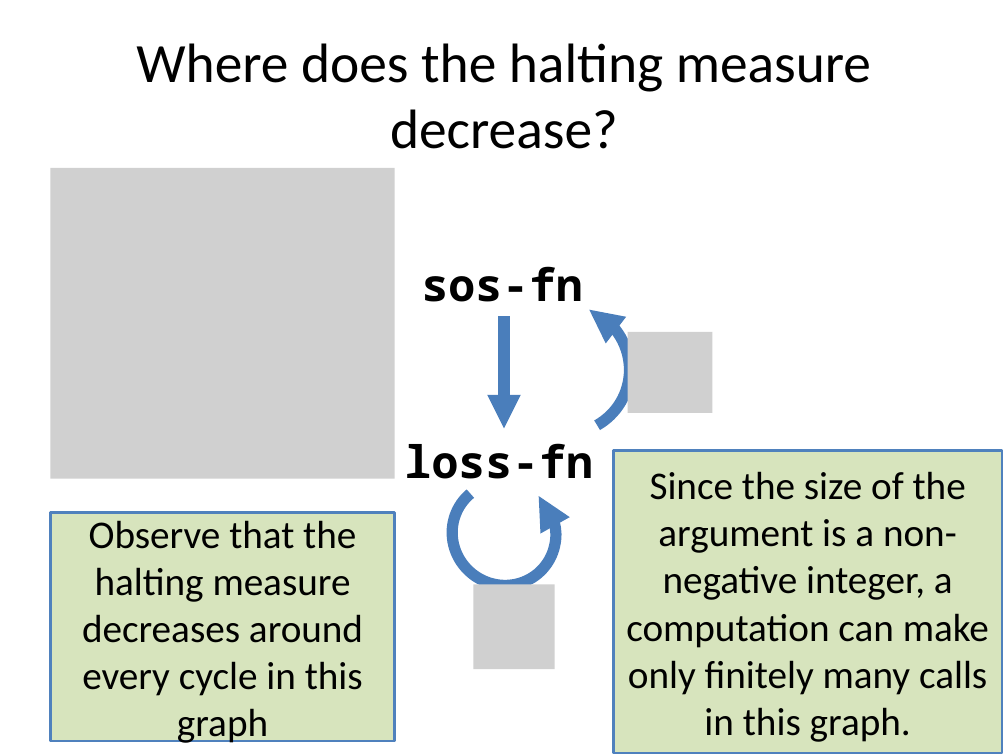
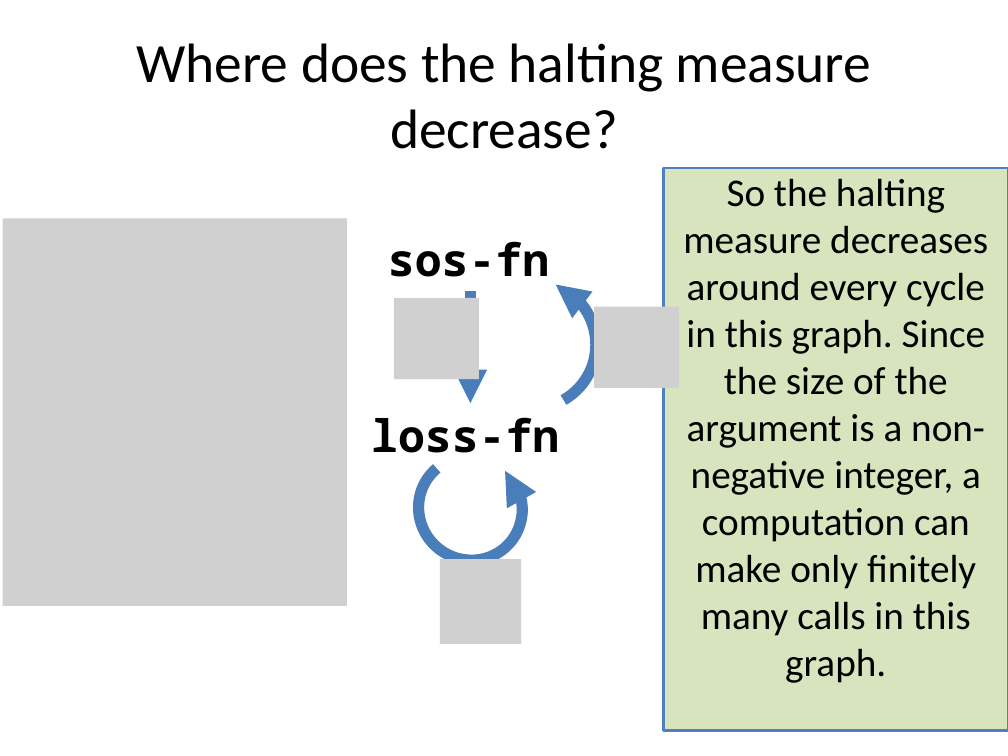
Before and after one commit to mwand/cs5010f16, a slide deck: slide 13 of Slides/Lesson 6.6 Halting Functions for Tree-Like Structures.pptx. Drawn at 1008x756 pixels with LibreOffice and Linux fonts; fonts in the diff are those of the drawing; grey boxes stand for pictures. Boxes give left, top, right and bottom in pixels: in the first picture for what was removed or moved away, otherwise in the second. Text is boxed around its words. In the diff, an @@ line names an element or a change of style, - is before the commit and + after.

```diff
--- a/Slides/Lesson 6.6 Halting Functions for Tree-Like Structures.pptx
+++ b/Slides/Lesson 6.6 Halting Functions for Tree-Like Structures.pptx
@@ rectangle "So the halting measure decreases ...": place and size @@
-rectangle "So the halting measure decreases ..." at [613, 451, 1002, 753]
+rectangle "So the halting measure decreases ..." at [663, 168, 1008, 731]
@@ text in rectangle at [683, 178, 988, 683]: text changed @@
-Since the size of the argument is a non-negative integer, a computation can make only finitely many calls in this graph.
+So the halting measure decreases around every cycle in this graph. Since the size of the argument is a non-negative integer, a computation can make only finitely many calls in this graph.
@@ picture: place and size @@
-picture at [50, 168, 395, 479]
+picture at [3, 219, 348, 606]
@@ picture added at [395, 298, 479, 380] @@
@@ rectangle removed at [50, 512, 395, 741] @@
-Observe that the halting measure decreases around every cycle in this graph
@@ 2 texts, 2 arc (boxed as its full ellipse)s, 2 pictures, 1 arrow: place and size @@
-2 texts, 2 arc (boxed as its full ellipse)s, 2 pictures, 1 arrow at [405, 266, 712, 669]
+2 texts, 2 arc (boxed as its full ellipse)s, 2 pictures, 1 arrow at [371, 241, 679, 644]
@@ page number added at [930, 729, 947, 732], 12 pt, text #8C8C8C @@
+13
```
Also in this commit, not shown: 4 other slides changed, 4 slides added, 1 slide removed, 1 other file.
